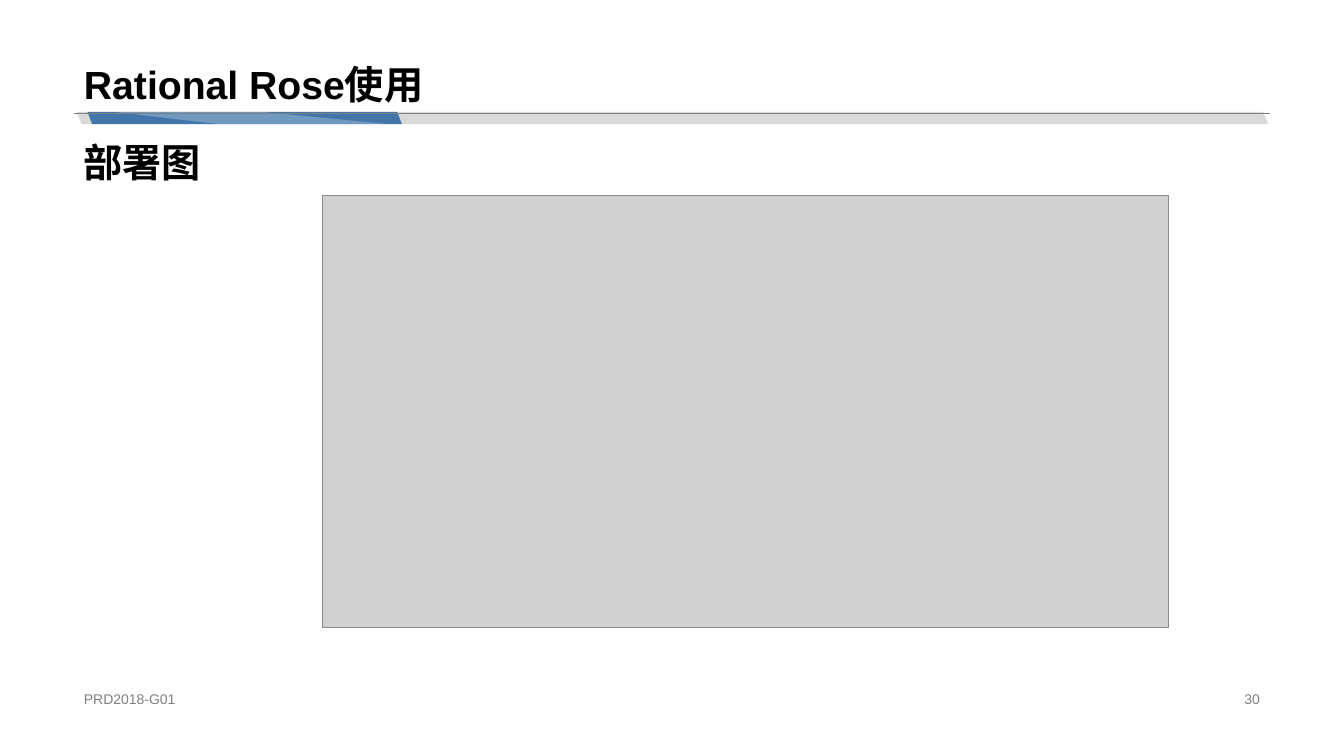
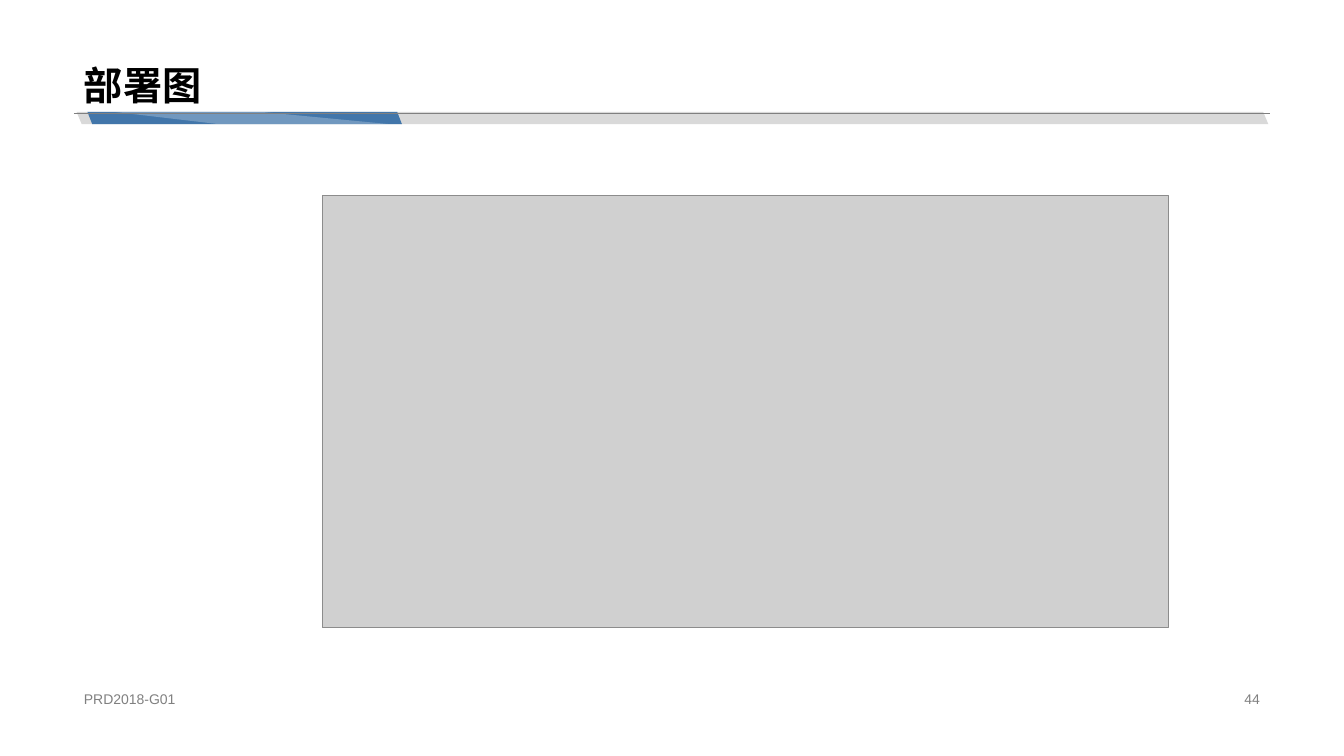
Before and after one commit to cchello/PRD2018-G01, a slide deck: slide 44 of 非受控文档/章奇妙/PRD2018-G01-UML工具：Rational Rose.pptx (slide 30 before the commit). Drawn at 1344x756 pixels with LibreOffice and Linux fonts; fonts in the diff are those of the drawing; grey boxes stand for pictures. Boxes give left, top, right and bottom in pixels: in the first picture for what was removed or moved away, otherwise in the second. Text is boxed around its words. In the diff, an @@ line names an element or a change of style, - is before the commit and + after.

```diff
--- a/非受控文档/章奇妙/PRD2018-G01-UML工具：Rational Rose.pptx
+++ b/非受控文档/章奇妙/PRD2018-G01-UML工具：Rational Rose.pptx
@@ title at [84, 66, 201, 104]: text changed @@
-Rational Rose使用
+部署图
@@ text removed at [83, 143, 200, 181] @@
-部署图
@@ page number at [1244, 694, 1260, 704]: text changed @@
-30
+44
```
Also in this commit, not shown: 24 other slides changed, 20 slides added, 2 slides removed.
